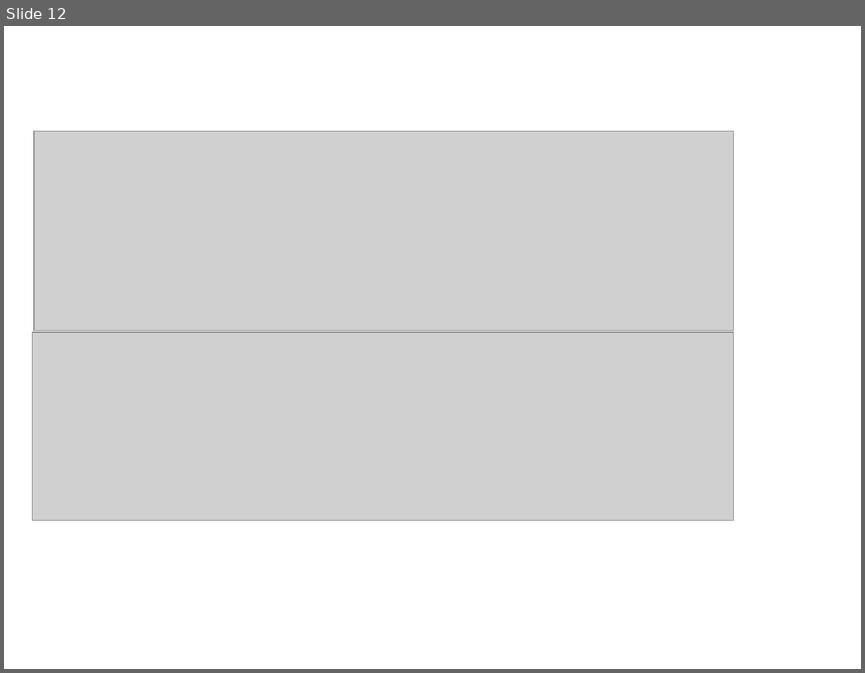
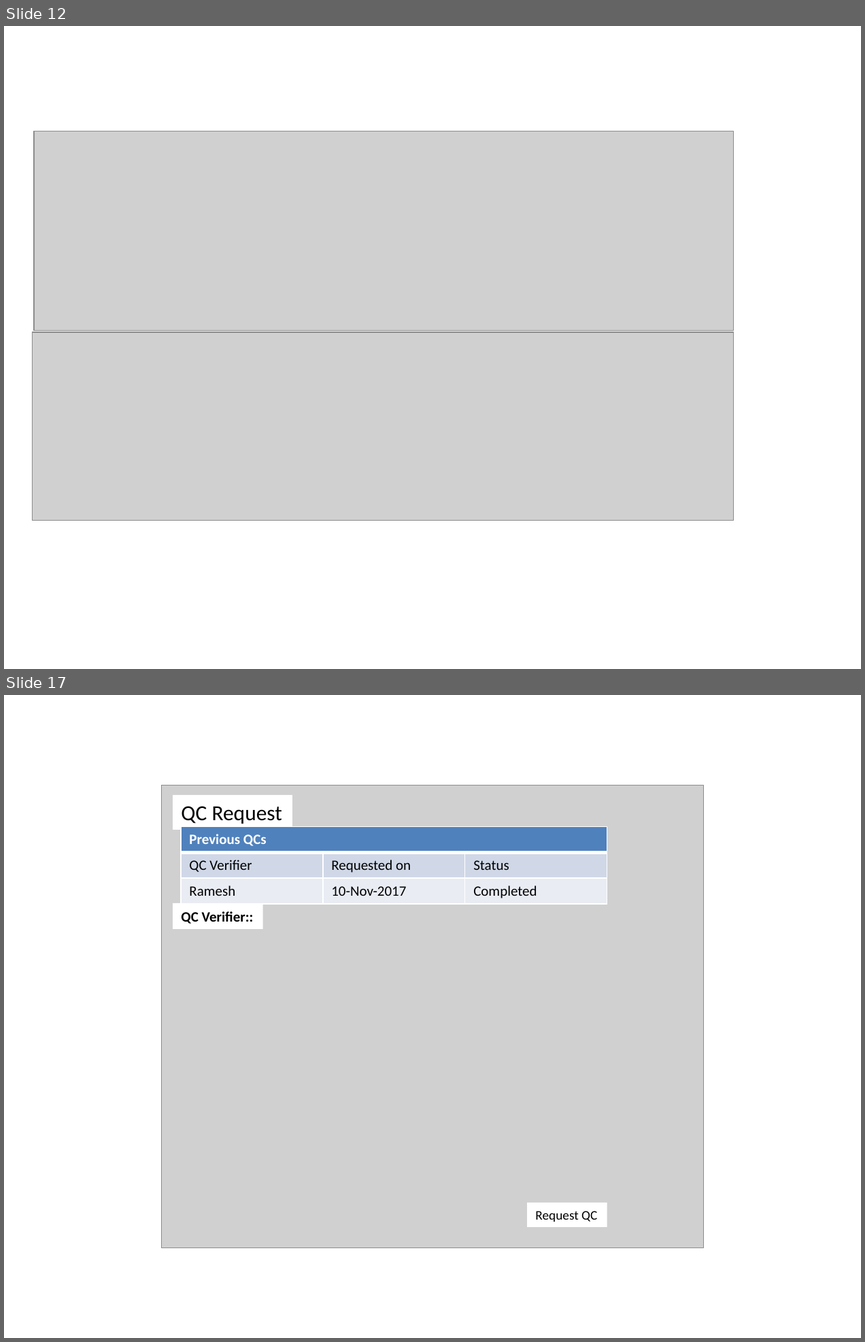
Before and after one commit to patricktaur/icon-ddas, a slide deck: Documents/Technical/Help/UserManual/New Microsoft PowerPoint Presentation.pptx. Shown one above the other, each under a label of ours: slide 12 before the commit, slides 12 and 17 after it; the slides between them are not shown. The pictures are 865x673 and 865x1342 pixels, drawn with LibreOffice and Linux fonts; fonts in the diff are those of the drawing; grey boxes stand for pictures. Boxes give left, top, right and bottom in pixels: in the first picture for what was removed or moved away, otherwise in the second. Text is boxed around its words. In the diff, an @@ line names an element or a change of style, - is before the commit and + after.

```diff
--- a/Documents/Technical/Help/UserManual/New Microsoft PowerPoint Presentation.pptx
+++ b/Documents/Technical/Help/UserManual/New Microsoft PowerPoint Presentation.pptx
@@ slide 17 added at [4,695,861,1338], background #FFFFFF @@
@@ picture added at [162,785,703,1248] @@
@@ rectangle added at [173,795,293,830], fill #FFFFFF, 18 pt, text #000000 @@
+QC Request
@@ table added at [181,827,607,904], 3 rows, 3 columns @@
+Previous QCs |  | 
+QC Verifier | Requested on | Status
+Ramesh | 10-Nov-2017 | Completed
@@ rectangle added at [173,903,263,929], fill #FFFFFF, 12 pt, text #000000, bold @@
+QC Verifier::
@@ rectangle added at [527,1202,606,1227], fill #FFFFFF, 11 pt, text #000000 @@
+Request QC
```
Also in this commit, not shown: 7 other slides added, 22 other files.
